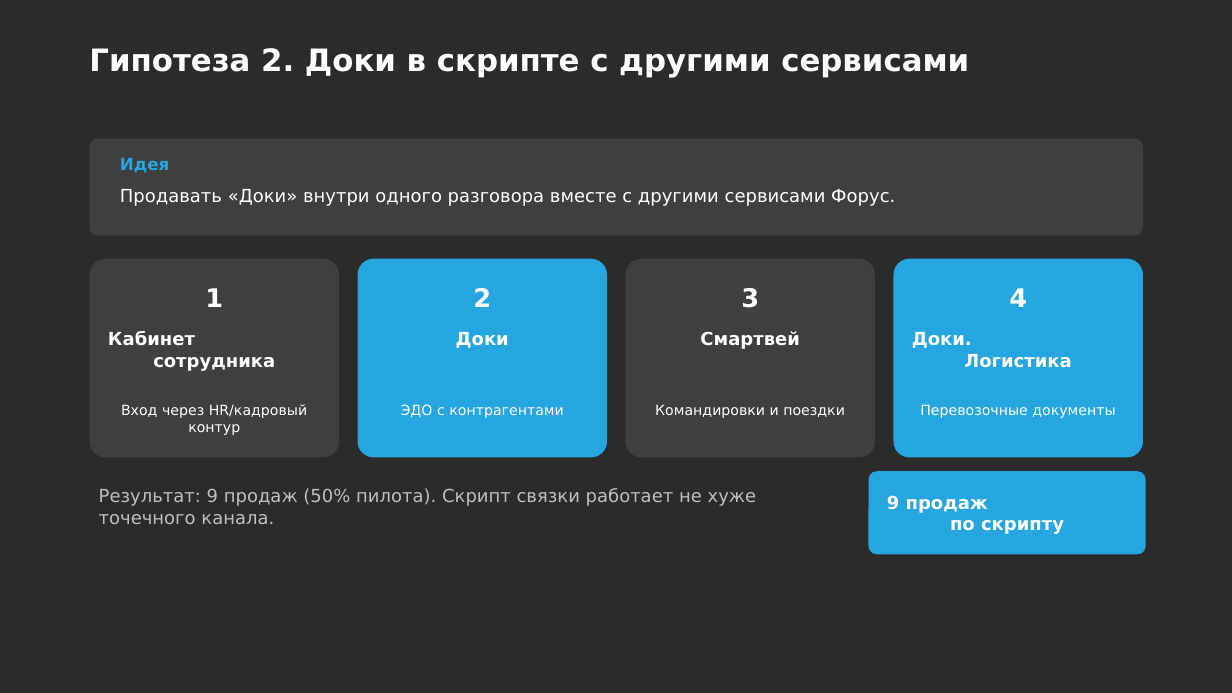
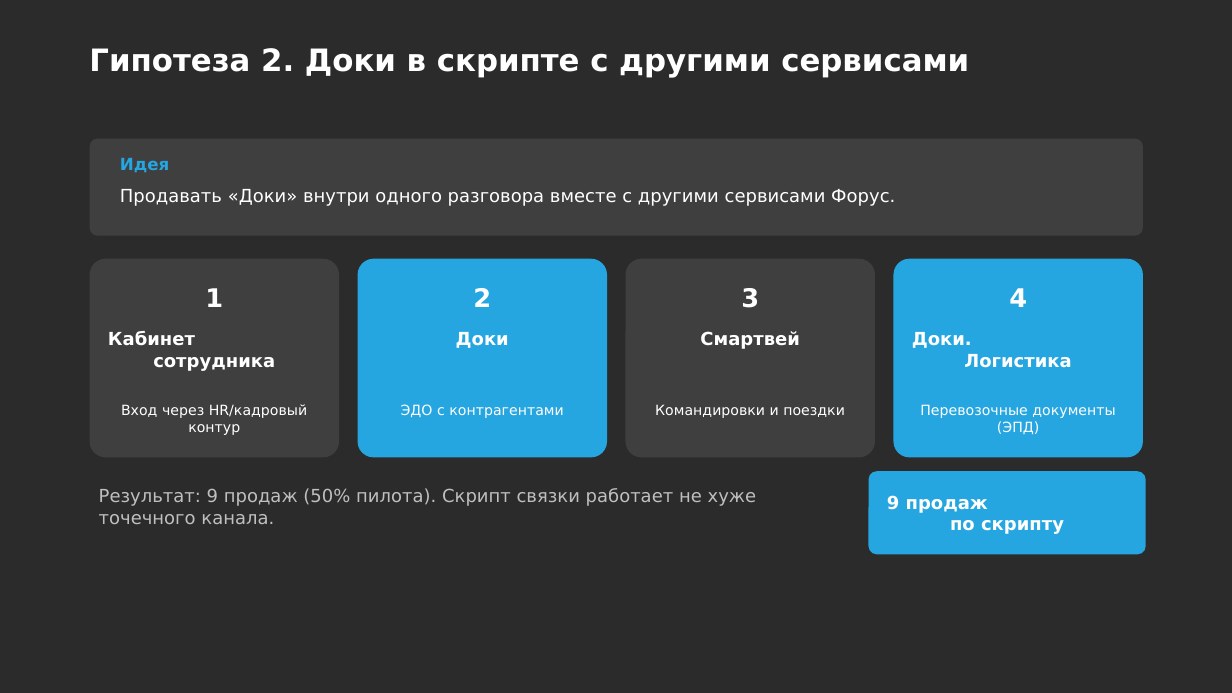
Before and after one commit to daaanilNikonov/for-lisa, a slide deck: slide 5 of presentation/Доки_Аналитика_защита_и_тиражирование.pptx. Drawn at 1232x693 pixels with LibreOffice and Linux fonts; fonts in the diff are those of the drawing; background and template pictures are left out; a plain dark background stands for a picture behind light text. Boxes give left, top, right and bottom in pixels: in the first picture for what was removed or moved away, otherwise in the second. Text is boxed around its words. In the diff, an @@ line names an element or a change of style, - is before the commit and + after.

```diff
--- a/presentation/Доки_Аналитика_защита_и_тиражирование.pptx
+++ b/presentation/Доки_Аналитика_защита_и_тиражирование.pptx
@@ text at box(920, 404, 1115, 435): text changed @@
-Перевозочные документы
+Перевозочные документы (ЭПД)
```
Also in this commit, not shown: 8 other slides changed, 2 slides added, 1 other file.
